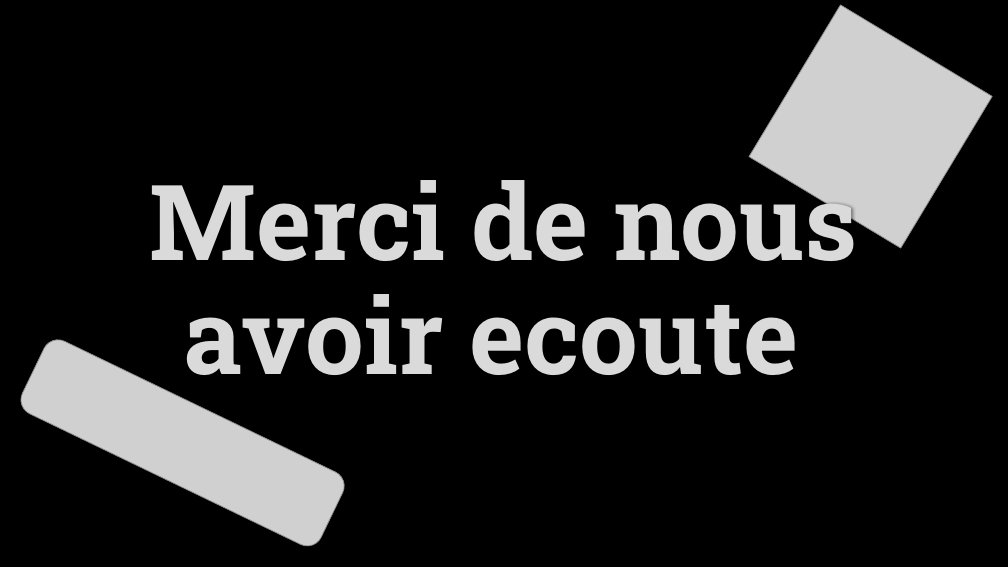
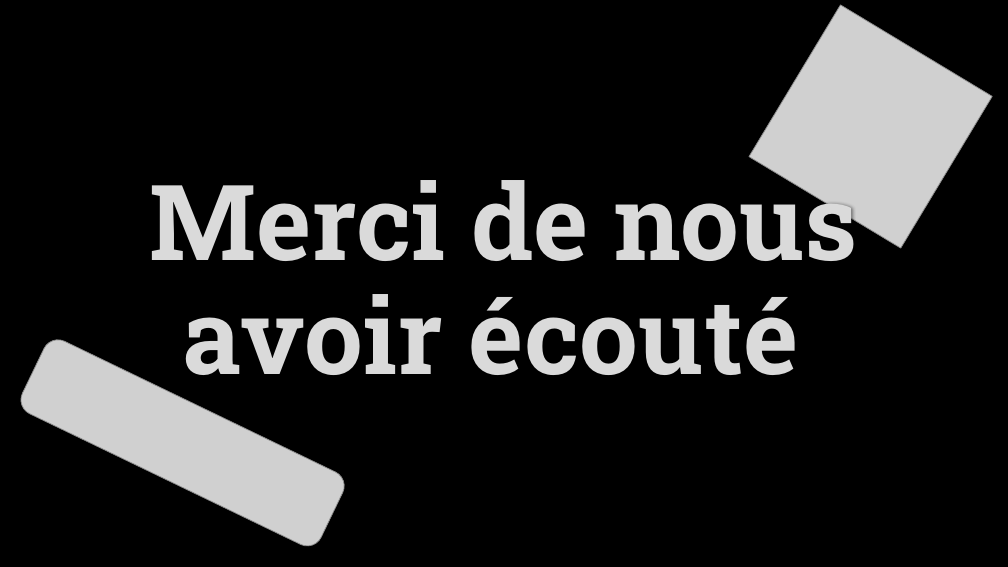
Before and after one commit to Flo3171/Projet_LO21, a slide deck: slide 8 of doc/présentation_projet_LO21.pptx. Drawn at 1008x567 pixels with LibreOffice and Linux fonts; fonts in the diff are those of the drawing; grey boxes stand for pictures; background and template pictures are left out. Boxes give left, top, right and bottom in pixels: in the first picture for what was removed or moved away, otherwise in the second. Text is boxed around its words. In the diff, an @@ line names an element or a change of style, - is before the commit and + after.

```diff
--- a/doc/présentation_projet_LO21.pptx
+++ b/doc/présentation_projet_LO21.pptx
@@ text at box(150, 164, 857, 375): text changed @@
-Merci de nous avoir ecoute
+Merci de nous avoir écouté
```
Also in this commit, not shown: 1 other slide changed, 1 other file.
